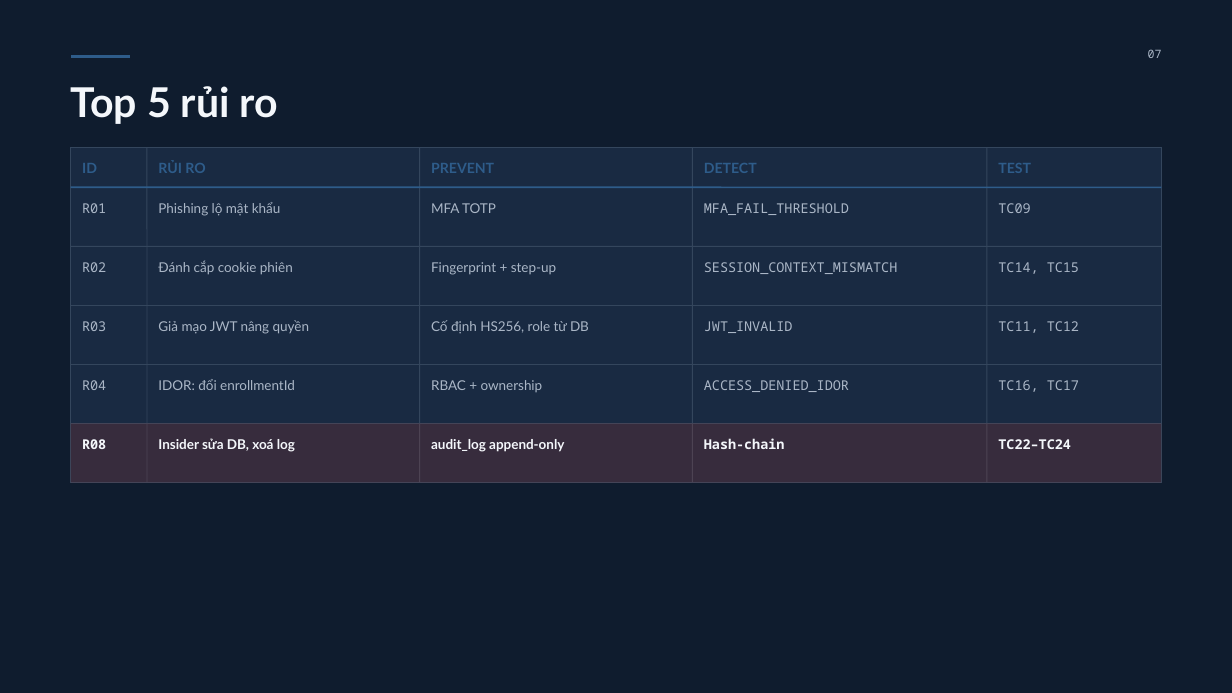
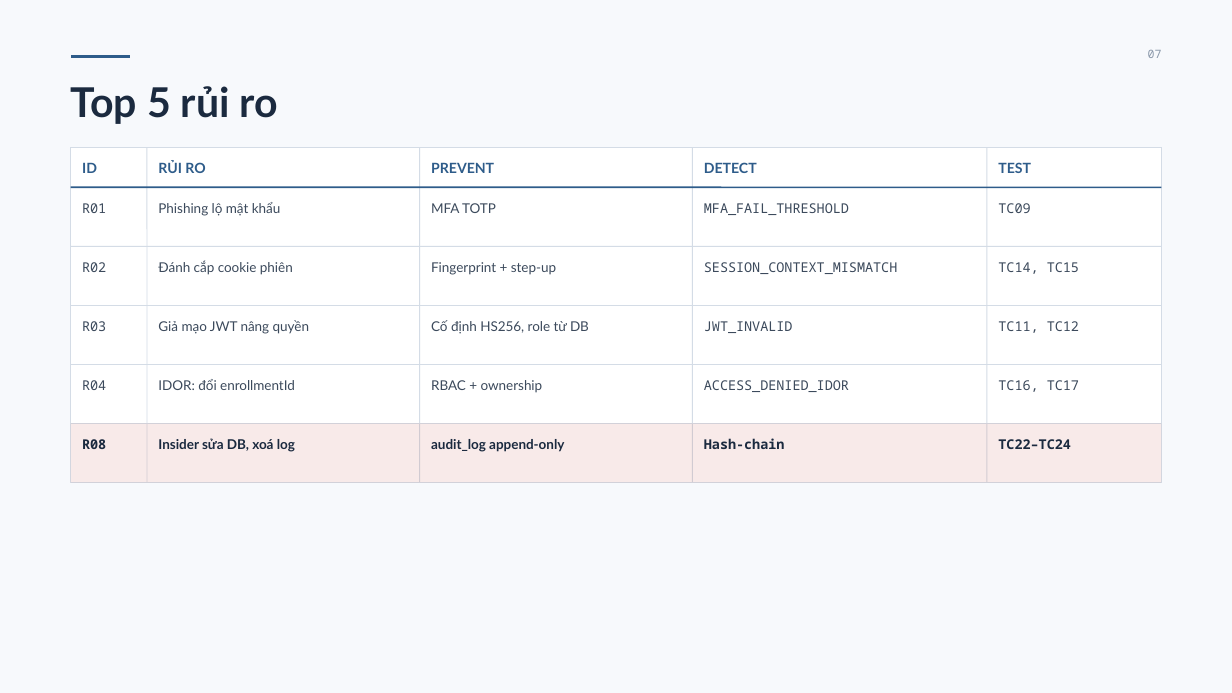
Before and after one commit to mctrunghieu2004-oss/BaoMatAnhNinhMang, a slide deck: slide 7 of docs/SLIDE.pptx. Drawn at 1232x693 pixels with LibreOffice and Linux fonts; fonts in the diff are those of the drawing. Boxes give left, top, right and bottom in pixels: in the first picture for what was removed or moved away, otherwise in the second. Text is boxed around its words. In the diff, an @@ line names an element or a change of style, - is before the commit and + after.

```diff
--- a/docs/SLIDE.pptx
+++ b/docs/SLIDE.pptx
@@ background #0F1C2E to #F7F9FC @@
@@ text "07" at (1148,50,1162,58): text colour #AAB6C6 to #8A98AA @@
@@ freeform shape at (71,148,1162,483): fill #192A42 to #FFFFFF; outline #34465D 0.75 pt to #D4DCE6 0.75 pt @@
@@ line (147, 148) - (147, 482): stroke #34465D 1 pt to #D4DCE6 1 pt @@
@@ line (419, 148) - (419, 482): stroke #34465D 1 pt to #D4DCE6 1 pt @@
@@ line (692, 148) - (692, 482): stroke #34465D 1 pt to #D4DCE6 1 pt @@
@@ line (987, 148) - (987, 482): stroke #34465D 1 pt to #D4DCE6 1 pt @@
@@ line (71, 246) - (1161, 246): stroke #34465D 1 pt to #D4DCE6 1 pt @@
@@ line (71, 306) - (1161, 306): stroke #34465D 1 pt to #D4DCE6 1 pt @@
@@ line (71, 365) - (1161, 365): stroke #34465D 1 pt to #D4DCE6 1 pt @@
@@ text colour #AAB6C6 to #3C4A5C in 20 elements at (82,203,106,213), (158,202,281,216), (431,203,496,213), (704,203,849,215), (998,203,1030,213), (82,262,106,272), (158,260,293,275), (431,262,556,275), (704,262,898,274), (998,262,1079,274), (82,321,106,331), (158,320,309,334), (431,320,589,334), (704,321,793,333), (998,321,1079,333), (82,380,106,390), (158,379,295,390), (431,380,543,393), (704,380,849,392), (998,380,1079,392) @@
@@ line (71, 424) - (1161, 424): stroke #34465D 1 pt to #D4DCE6 1 pt @@
@@ freeform shape at (71,424,1162,483): fill #C0392B at 18% opacity to #C0392B at 10% opacity @@
@@ text colour #F4F7FB to #1B2A3F in 6 elements at (71,86,278,124), (82,439,106,449), (158,438,295,452), (431,439,564,452), (704,438,785,449), (998,439,1071,449) @@
```
Also in this commit, not shown: 11 other slides changed.
